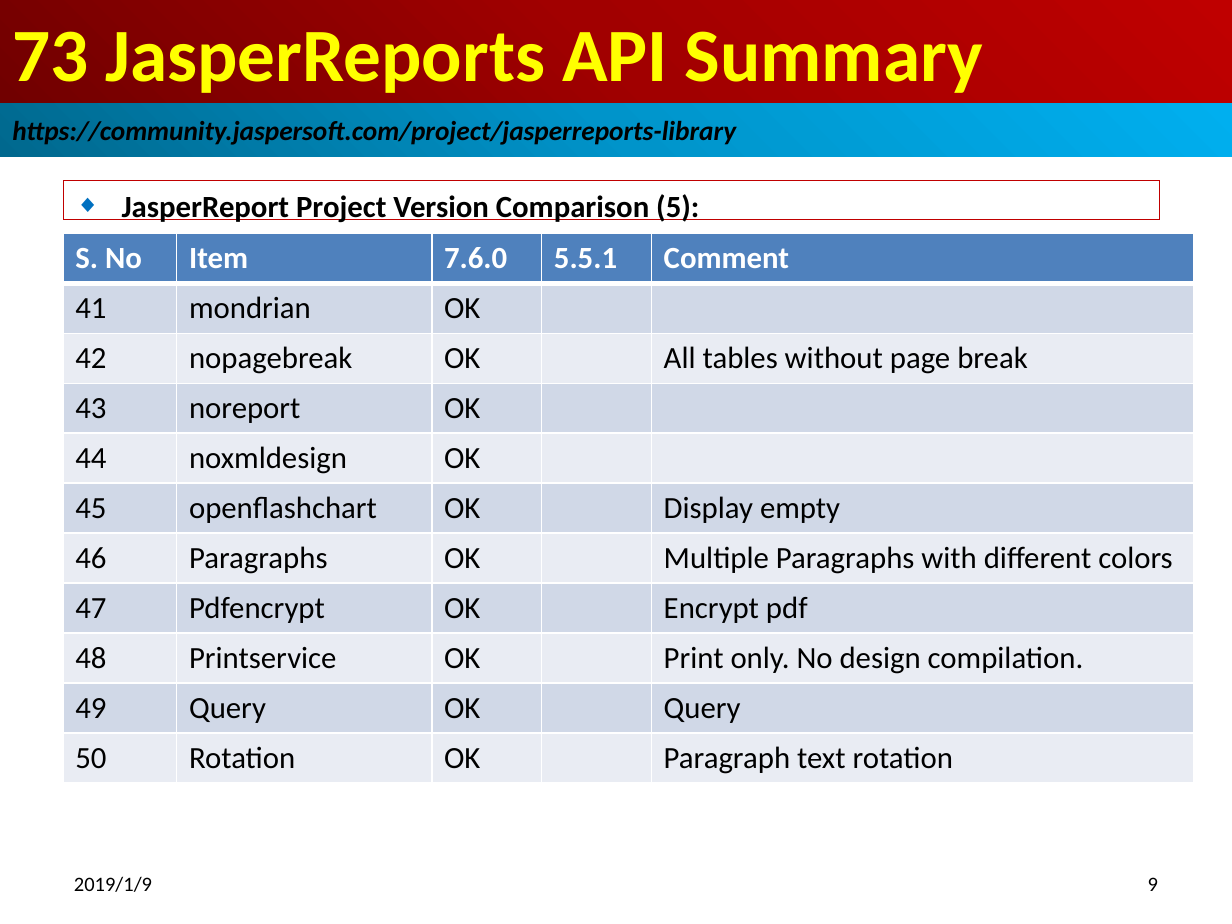
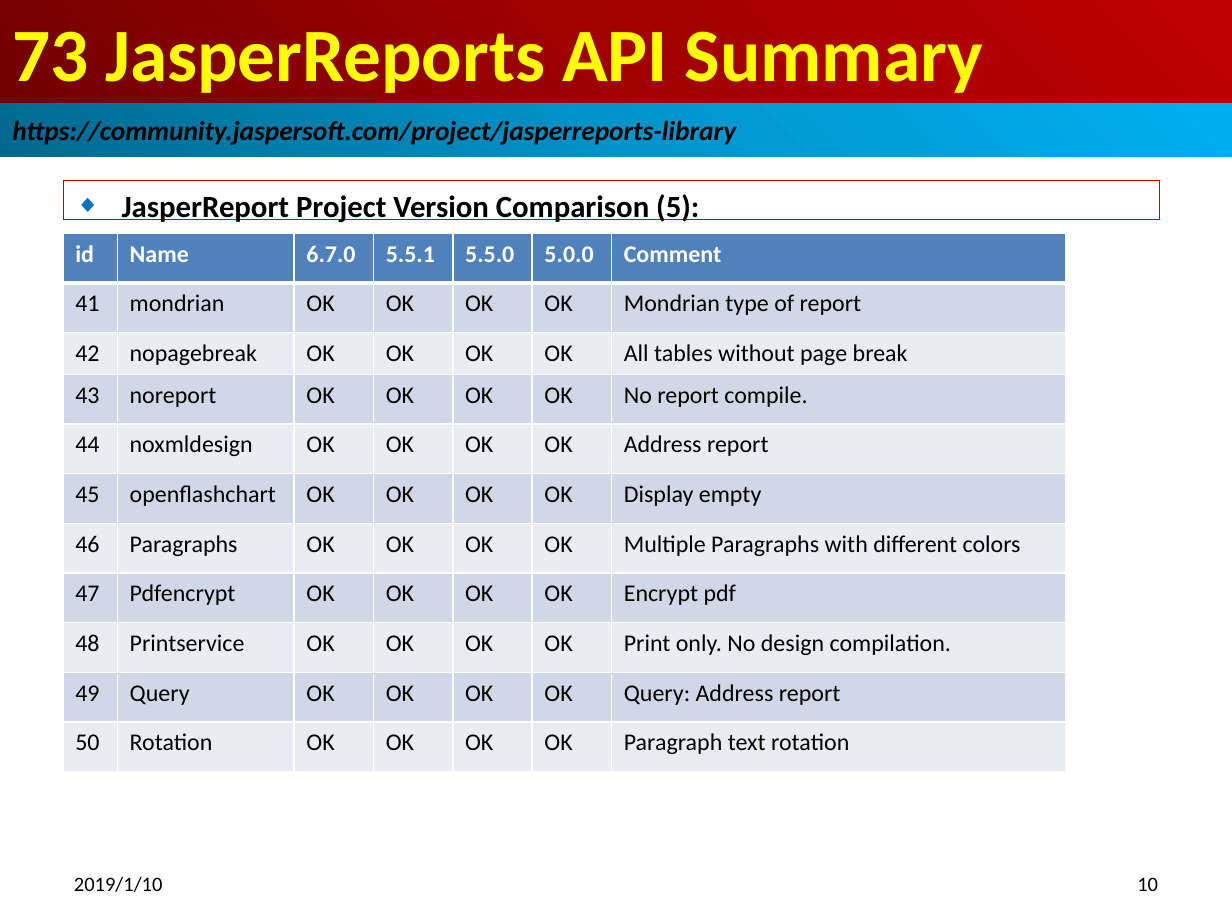
Before and after one commit to peterhchen/100-jasper-report-api-6.7.0, a slide deck: slide 10 of 15_Ch73_API_Summary.pptx (slide 9 before the commit). Drawn at 1232x924 pixels with LibreOffice and Linux fonts; fonts in the diff are those of the drawing. Boxes give left, top, right and bottom in pixels: in the first picture for what was removed or moved away, otherwise in the second. Text is boxed around its words. In the diff, an @@ line names an element or a change of style, - is before the commit and + after.

Commit message:
Over QA for JasperReport API library.
Compares Libraries of 6.7.0, 5.5.1, 5.0.1, 5.0.0.

```diff
--- a/15_Ch73_API_Summary.pptx
+++ b/15_Ch73_API_Summary.pptx
@@ table at [63, 233, 1064, 771] @@
-column 1: S. No | 41 | 42 | 43 | 44 | 45 | 46 | 47 | 48 | 49 | 50
-column 2: Item | mondrian | nopagebreak | noreport | noxmldesign | openflashchart | Paragraphs | Pdfencrypt | Printservice | Query | Rotation
-column 3: 7.6.0 | OK | OK | OK | OK | OK | OK | OK | OK | OK | OK
-column 4: 5.5.1 |  |  |  |  |  |  |  |  |  | 
-column 5: Comment |  | All tables without page break |  |  | Display empty | Multiple Paragraphs with different colors | Encrypt pdf | Print only. No design compilation. | Query | Paragraph text rotation
+column 1: id | 41 | 42 | 43 | 44 | 45 | 46 | 47 | 48 | 49 | 50
+column 2: Name | mondrian | nopagebreak | noreport | noxmldesign | openflashchart | Paragraphs | Pdfencrypt | Printservice | Query | Rotation
+column 3: 6.7.0 | OK | OK | OK | OK | OK | OK | OK | OK | OK | OK
+column 4: 5.5.1 | OK | OK | OK | OK | OK | OK | OK | OK | OK | OK
+column 5: 5.5.0 | OK | OK | OK | OK | OK | OK | OK | OK | OK | OK
+column 6: 5.0.0 | OK | OK | OK | OK | OK | OK | OK | OK | OK | OK
+column 7: Comment | Mondrian type of report | All tables without page break | No report compile. | Address report | Display empty | Multiple Paragraphs with different colors | Encrypt pdf | Print only. No design compilation. | Query: Address report | Paragraph text rotation
@@ table: place and size @@
-table at [63, 233, 1194, 780]
+table at [63, 233, 1064, 771]
@@ text at [74, 876, 163, 892]: text changed @@
-2019/1/9
+2019/1/10
@@ page number at [1137, 877, 1158, 891]: text changed @@
-9
+10
```
Also in this commit, not shown: 12 other slides changed, 1 slide added.
